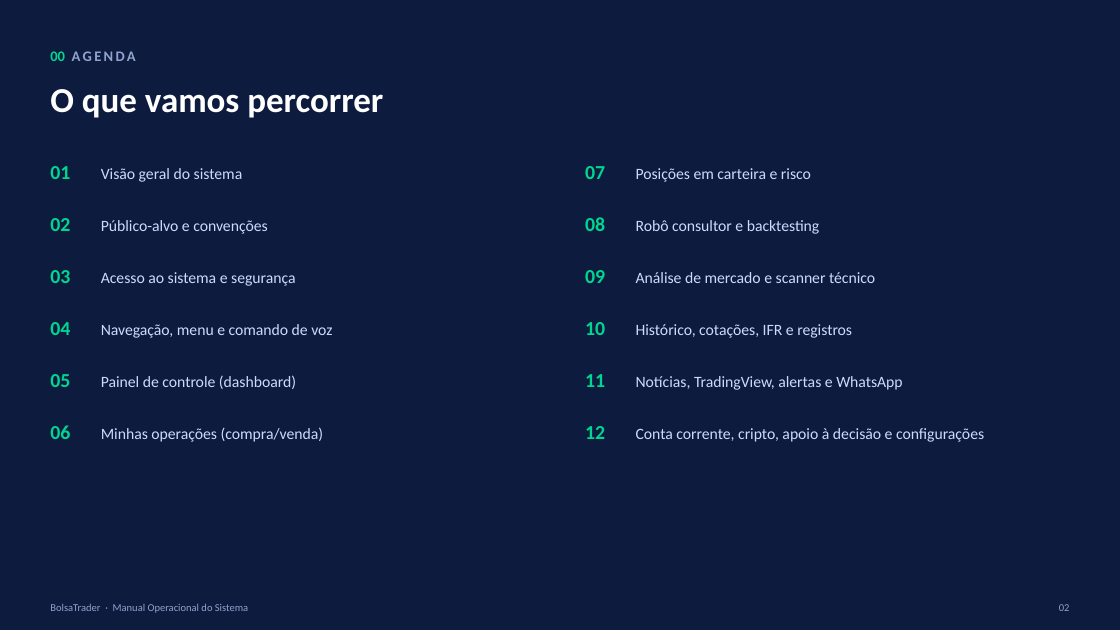
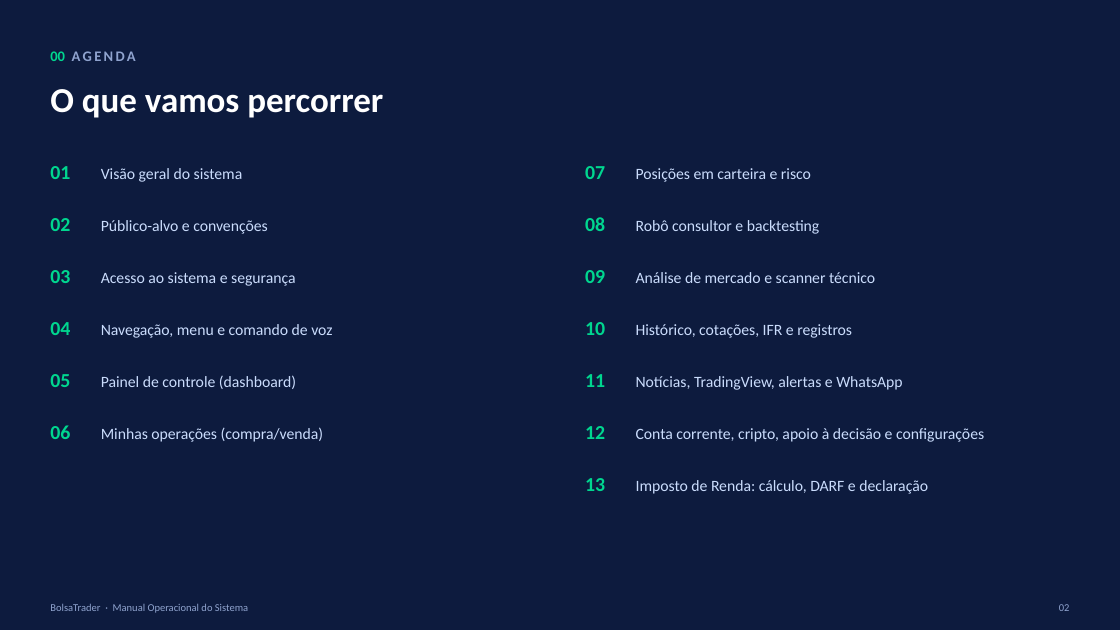
Before and after one commit to seculus-2023/-BolsaTrader, a slide deck: slide 2 of docs/BolsaTrader_Manual_Operacional.pptx. Drawn at 1120x630 pixels with LibreOffice and Linux fonts; fonts in the diff are those of the drawing. Boxes give left, top, right and bottom in pixels: in the first picture for what was removed or moved away, otherwise in the second. Text is boxed around its words. In the diff, an @@ line names an element or a change of style, - is before the commit and + after.

```diff
--- a/docs/BolsaTrader_Manual_Operacional.pptx
+++ b/docs/BolsaTrader_Manual_Operacional.pptx
@@ text added at [585, 478, 605, 491], 17 pt, text #00D68F, bold @@
+13
@@ text added at [636, 480, 928, 494], 13.5 pt, text #CADCFC @@
+Imposto de Renda: cálculo, DARF e declaração
```
Also in this commit, not shown: 6 other slides changed, 7 slides added, 4 other files.
